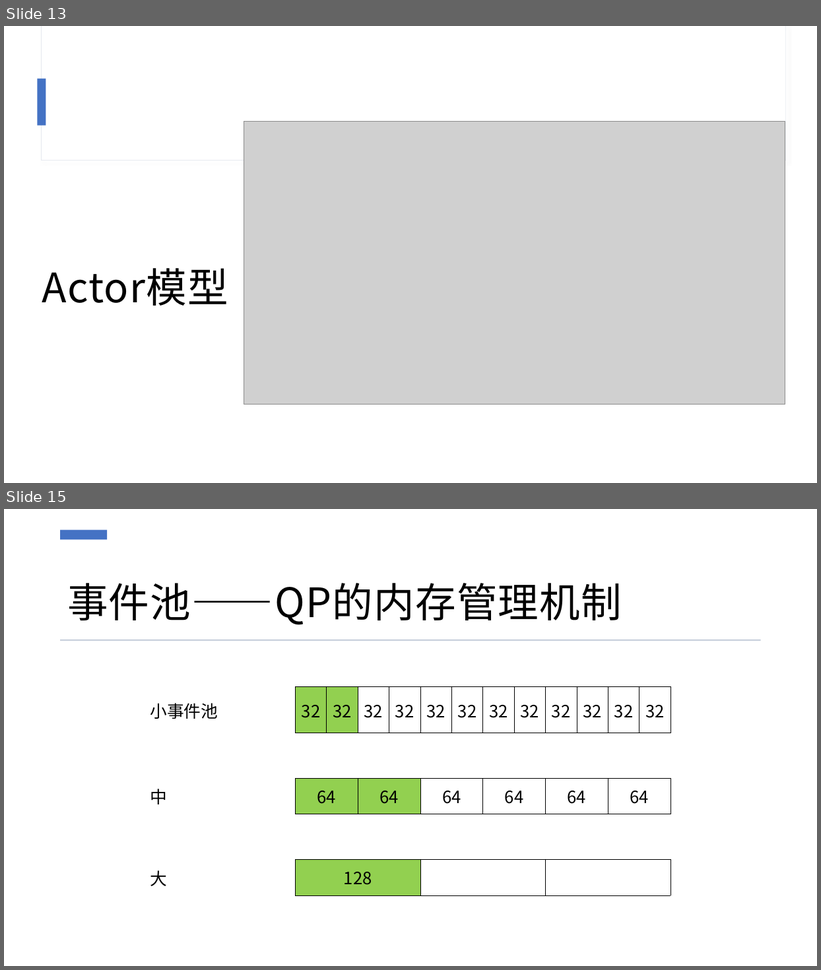
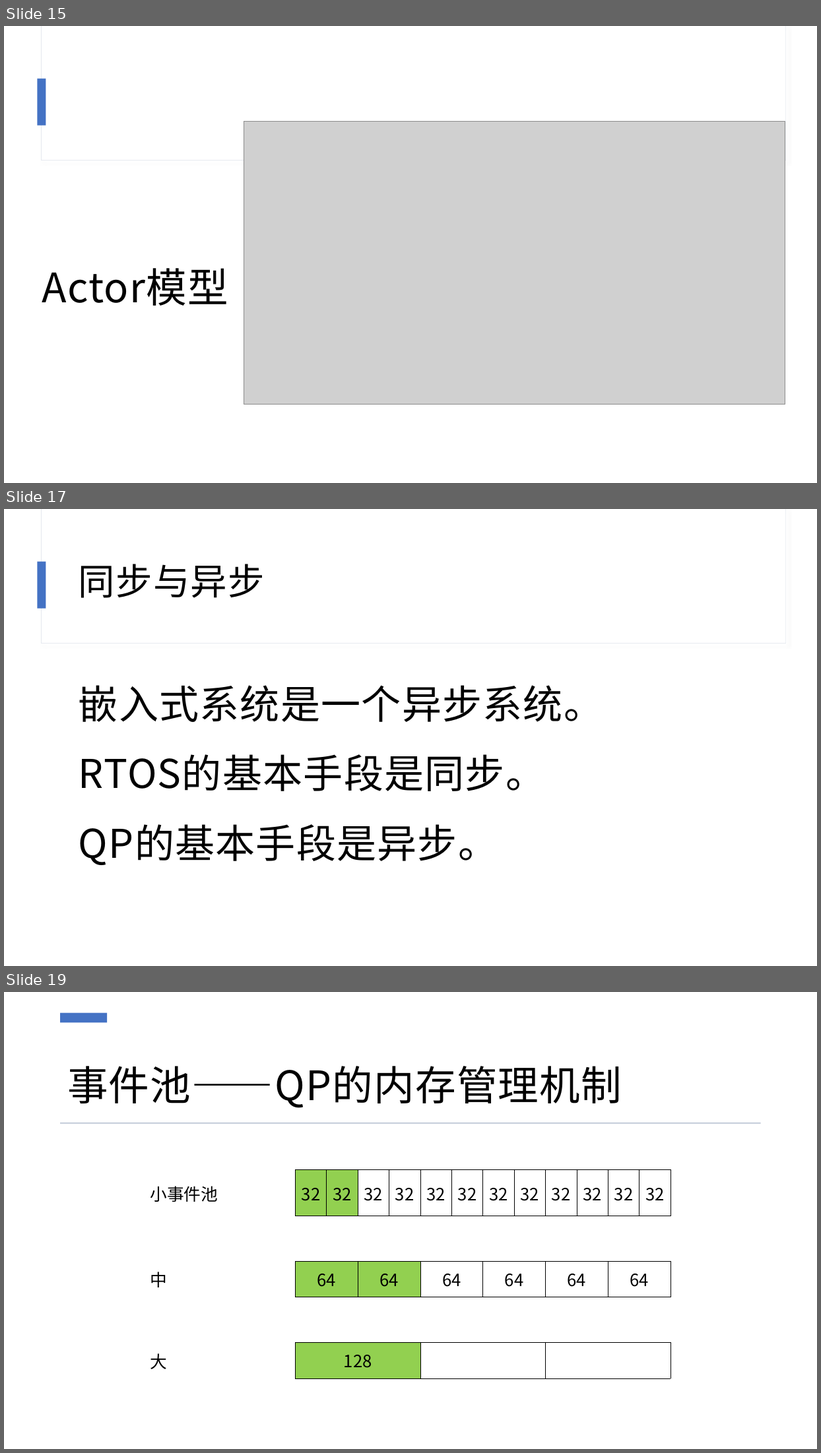
Before and after one commit to dreamdongbei/qpc-study, a slide deck: 资料/PPT.pptx. Shown one above the other, each under a label of ours: slides 13 and 15 before the commit, slides 15, 17 and 19 after it; the slides between them are not shown. The pictures are 821x970 and 821x1453 pixels, drawn with LibreOffice and Linux fonts; fonts in the diff are those of the drawing; grey boxes stand for pictures. Boxes give left, top, right and bottom in pixels: in the first picture for what was removed or moved away, otherwise in the second. Text is boxed around its words. In the diff, an @@ line names an element or a change of style, - is before the commit and + after.

```diff
--- a/资料/PPT.pptx
+++ b/资料/PPT.pptx
@@ slide 17 added at bbox=[4, 509, 817, 966], background #FFFFFF; not listed: 3 template elements that a slide beside it also shows @@
@@ title added at bbox=[79, 564, 265, 598], 43.2 pt, text #000000 @@
+同步与异步
@@ text added at bbox=[79, 685, 603, 722], 46.8 pt, text #000000 @@
+嵌入式系统是一个异步系统。
@@ text added at bbox=[79, 755, 545, 791], 46.8 pt, text #000000 @@
+RTOS的基本手段是同步。
@@ text added at bbox=[79, 824, 498, 865], 46.8 pt, text #000000 @@
+QP的基本手段是异步。
@@ what was slide 13 is now slide 15 @@
@@ what was slide 15 is now slide 19 @@
```
Also in this commit, not shown: 1 slide changed, 3 other slides added.
